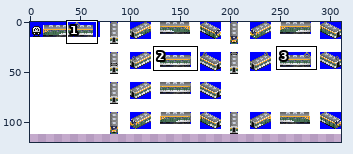
Sprite sheet -- src/metro/seoul_metro_1/1K_RHEO_LAST_1.png. The picture above shows the old version from afar; the outline marks the close-up.
Close-up. Earlier state:
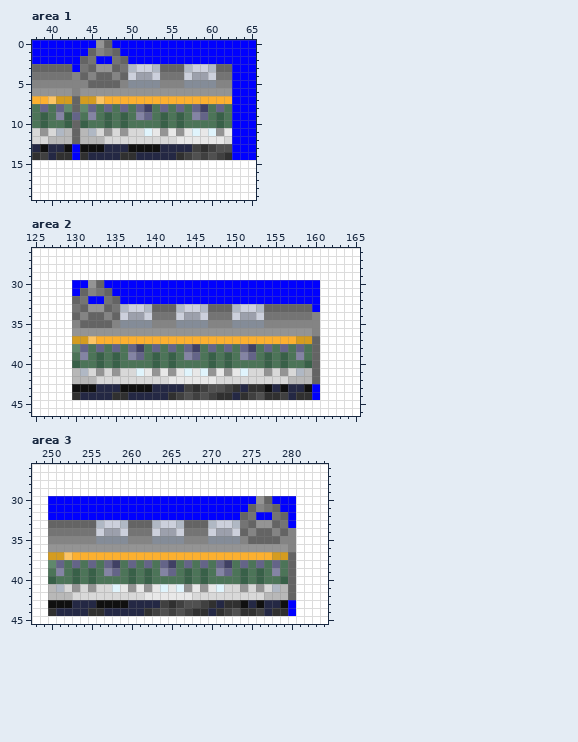
The file is 311x112 pixels. Colours within 5 levels of each other are drawn and written as one. Shown: area 1: x 38..65, y 0..19; area 2: x 125..165, y 26..46; area 3: x 248..284, y 26..45. The old version is drawn lined up with the new one, on the new canvas. The commit also changed other parts of the picture, which this record leaves out.
And afterwards:
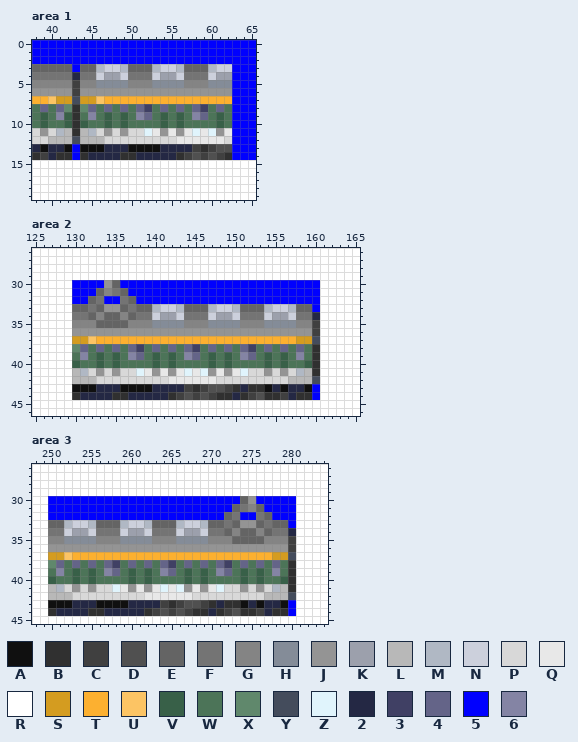
Palette (. is transparent): A #101010  B #303030  C #404040  D #505050  E #646464  F #747474  G #848484  H #848c98  J #949494  K #9ca0ac  L #b8b8b8  M #b0b8c4  N #ccd0dc  P #d8d8d8  Q #e8e8e8  R #ffffff  S #d49c20  T #fcb030  U #fcc464  V #386048  W #4c7458  X #60886c  Y #444c5c  Z #e0f4fc  2 #242844  3 #404064  4 #646488  5 #0000ff  6 #8484a4
Changes in this commit:
canvas 311x112 -> 311x120
Changed rows in their new state; - is an unchanged pixel.
Area 1:
first column x 43:
 0 ---55---------------
 1 --5555--------------
 2 -55--55-------------
 3 -E-MNNMEEE-NNMEEE-NN
 4 2FFNKKNFFF-KKNFFF-KK
 5 C-GHHHHGGG-HHHGGG-HH
 6 C-------------------
 7 Y-------------------
 8 B-------------------
 9 B-------------------
10 B-------------------
11 B-------------------
12 Y-------------------
Area 2:
first column x 130:
30 --55JE-------------------------
31 -55EGFE------------------------
32 55EF55FE-----------------------
33 E-FEJJEFEEMNN-EEEMNN-EEEMNNM---
34 FF-GE-GEFFNKK-FFFNKK-FFFNKKN--2
35 -GG--EEGGGHHH-GGGHHH-GGGHHHH--C
36 ------------------------------C
37 ------------------------------Y
38 ------------------------------B
39 ------------------------------B
40 ------------------------------B
41 ------------------------------B
42 ------------------------------Y
Area 3:
first column x 252:
30 ----------------------EJ55---
31 ---------------------EFGE55--
32 --------------------EF55FE55-
33 MNNMEEE-NNMEEE-NNMEEFEJJEF-E-
34 NKKNFFF-KKNFFF-KKNFFEG-EG-FF2
35 HHHHGGG-HHHGGG-HHHGGGEE--GG-C
36 ----------------------------C
37 ----------------------------Y
38 ----------------------------B
39 ----------------------------B
40 ----------------------------B
41 ----------------------------B
42 ----------------------------Y
Pixel boxes of the changes (left, top, right, bottom) in both close-ups:
changed: (72, 40, 232, 144)
changed: (72, 280, 320, 384)
changed: (64, 496, 296, 600)
